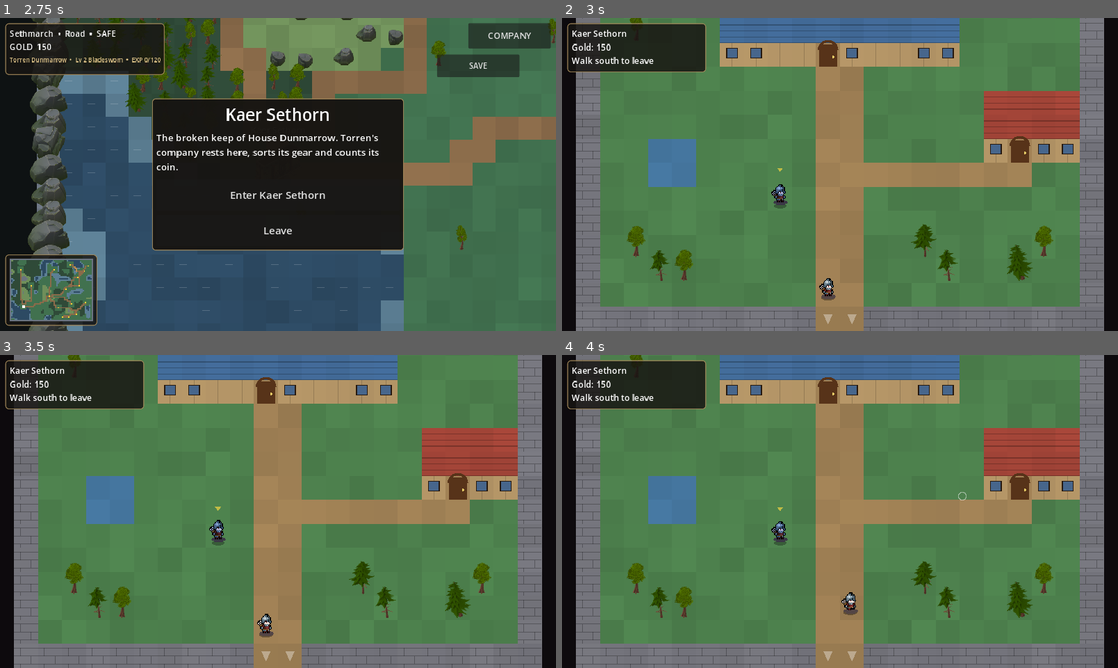
Above: before the commit, frames 1-4 (two rows, left to right).
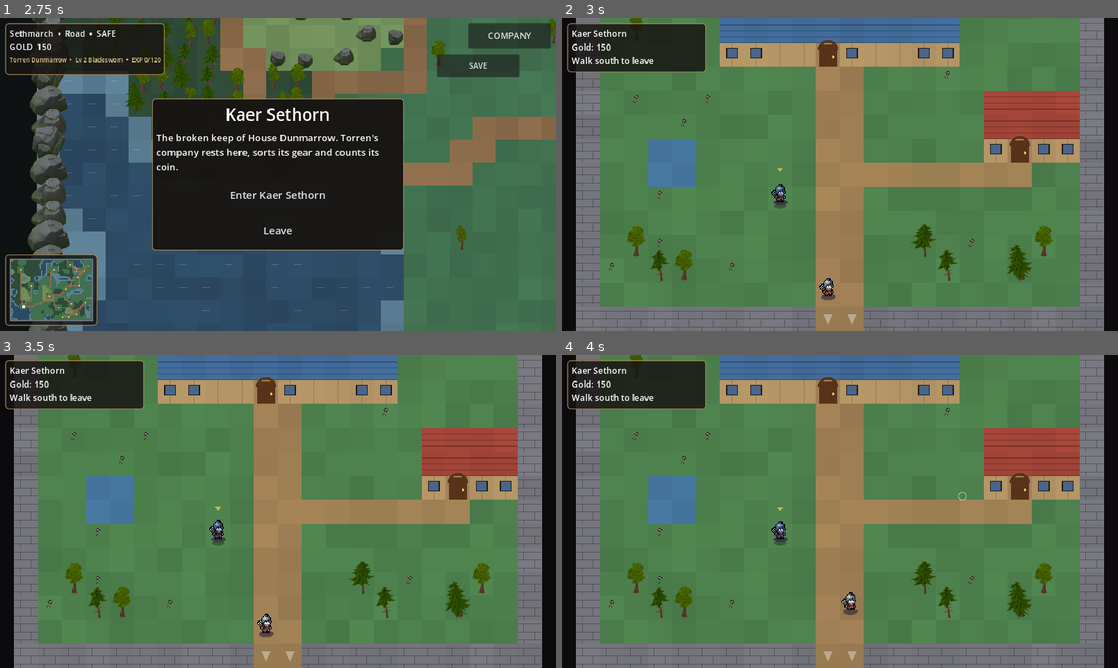
Above: after the commit, the same moments.

Repository: ninjun42215-gif/KindleWake
Game: Godot game, scene res://TitleScreen.tscn
Two runs of this game, one before a commit and one after it. Both use one fixed random seed, a clock stepped at 60 frames per second and the inputs below.
Inputs (mouse positions are in pixels of both pictures, inside the frame that each line leads up to):
- Up to frame 1 (2.75 s): click "NEW GAME" at 0.5 s; click "BEGIN CHRONICLE" at 1.25 s; click "Enter Kaer Sethorn" at 2 s
- Up to frame 2 (3 s): click "Enter Kaer Sethorn" at 2.75 s
- Up to frame 3 (3.5 s): no input
- Up to frame 4 (4 s): move the mouse to (962, 495) at 3.52 s; click (962, 495) at 3.67 s

Frame 1 is identical in both runs. In frame 2, 0.1% of the frame differs, in the area x 8-75%, y 16-81%; in frame 3, 0.1%; in frame 4, 0.1%.

Commit message:
art: enrich town maps with crates barrels torches banners and flowers

Diff:
--- a/Kindlewake/scripts/ui/location_scene.gd
+++ b/Kindlewake/scripts/ui/location_scene.gd
@@ -439,6 +439,22 @@
         "C":
             draw_rect(Rect2(o + Vector2(6, 8), Vector2(TILE - 12, TILE - 14)), Color(0.58, 0.42, 0.22))
             draw_rect(Rect2(o + Vector2(6, 8), Vector2(TILE - 12, TILE - 14)), Color(0.28, 0.18, 0.08), false, 2.0)
+    # Small hand-painted props make settlements feel inhabited without cluttering walkable lanes.
+    var prop_center := o + Vector2(TILE * 0.5, TILE * 0.48)
+    match t:
+        "S":
+            Art.draw_prop(self, "crate", prop_center + Vector2(0, -3), 0.34)
+        "U":
+            Art.draw_prop(self, "barrel", prop_center + Vector2(0, -3), 0.34)
+        "H":
+            Art.draw_prop(self, "torch", prop_center + Vector2(0, -2), 0.34)
+        "N":
+            Art.draw_prop(self, "banner", prop_center + Vector2(0, -2), 0.34)
+        "P":
+            Art.draw_prop(self, "column", prop_center + Vector2(0, -2), 0.34)
+        _:
+            if not indoor and t == "." and WorldMap.hash01(c.x, c.y, 43) > 0.94:
+                Art.draw_prop(self, "flower", prop_center + Vector2(0, -5), 0.22)
     if indoor and t == "#" and c.y == 0:
         draw_rect(Rect2(o + Vector2(0, TILE - 6), Vector2(TILE, 6)), Color(0, 0, 0, 0.3))
 
